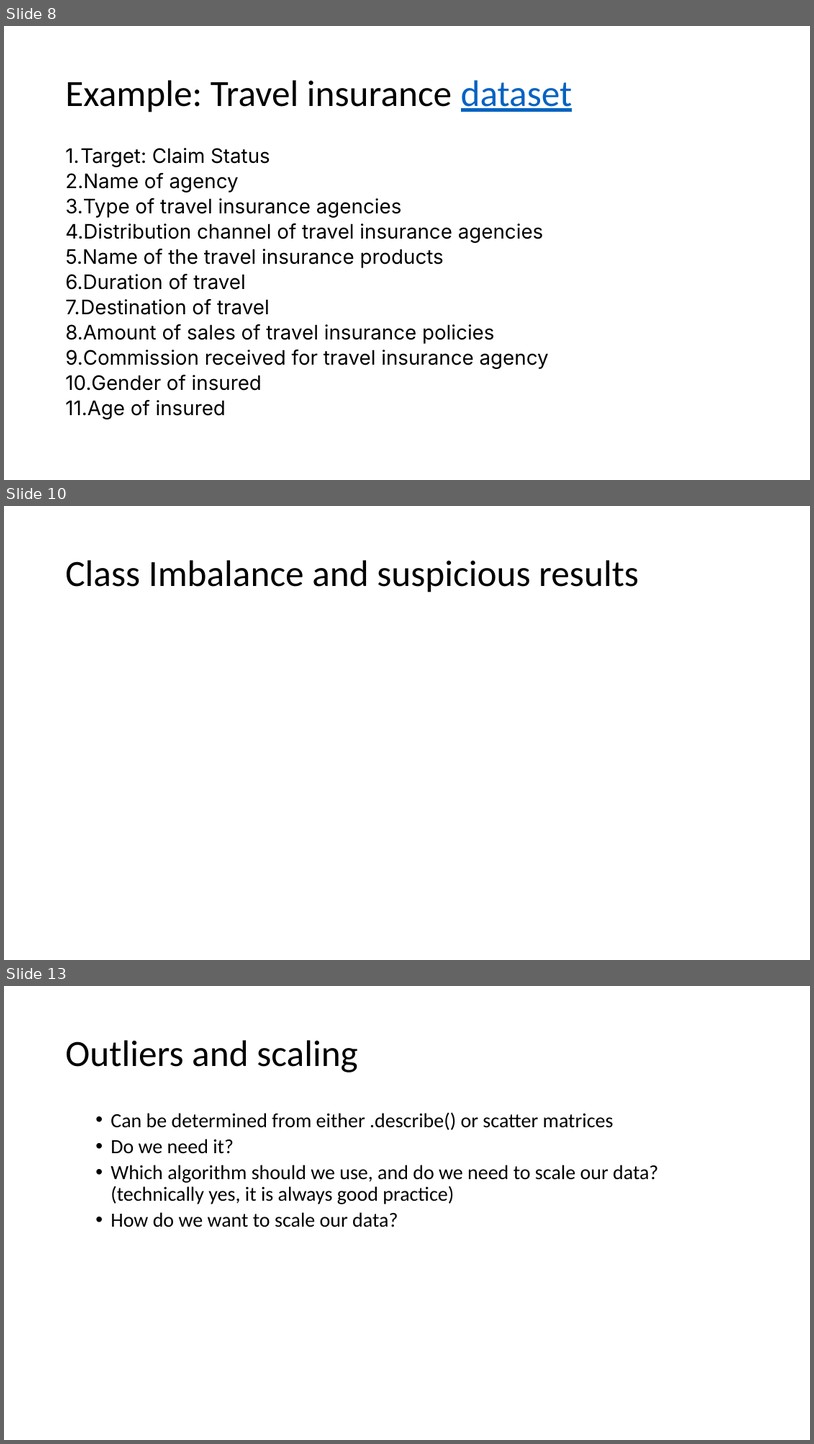
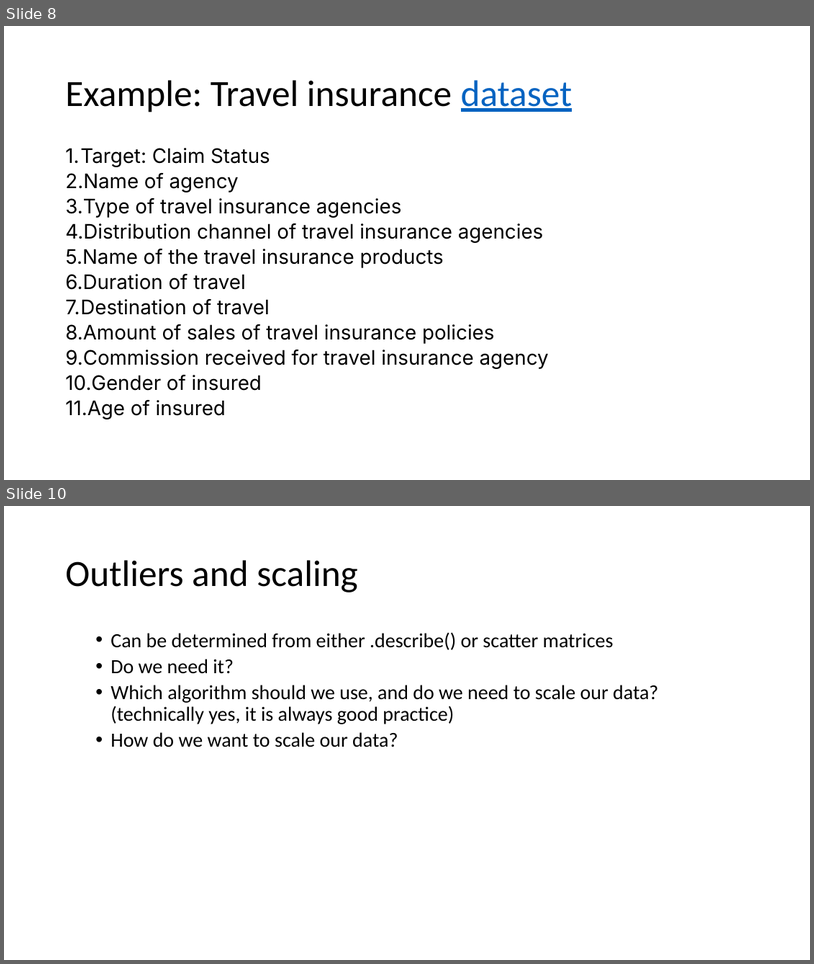
Before and after one commit to jtsw1990/datascience-eda-prezo, a slide deck: Problem Formulation & EDA.pptx. Shown one above the other, each under a label of ours: slides 8, 10 and 13 before the commit, slides 8 and 10 after it; the slides between them are not shown. The pictures are 814x1444 and 814x964 pixels, drawn with LibreOffice and Linux fonts; fonts in the diff are those of the drawing. Boxes give left, top, right and bottom in pixels: in the first picture for what was removed or moved away, otherwise in the second. Text is boxed around its words. In the diff, an @@ line names an element or a change of style, - is before the commit and + after.

```diff
--- a/Problem Formulation & EDA.pptx
+++ b/Problem Formulation & EDA.pptx
@@ slide 10 removed at (4,506,810,960), background #FFFFFF @@
@@ title removed at (65,560,639,592) @@
-Class Imbalance and suspicious results
@@ what was slide 13 is now slide 10 @@
```
Also in this commit, not shown: 2 slides added, 4 other slides removed, 3 other files.
